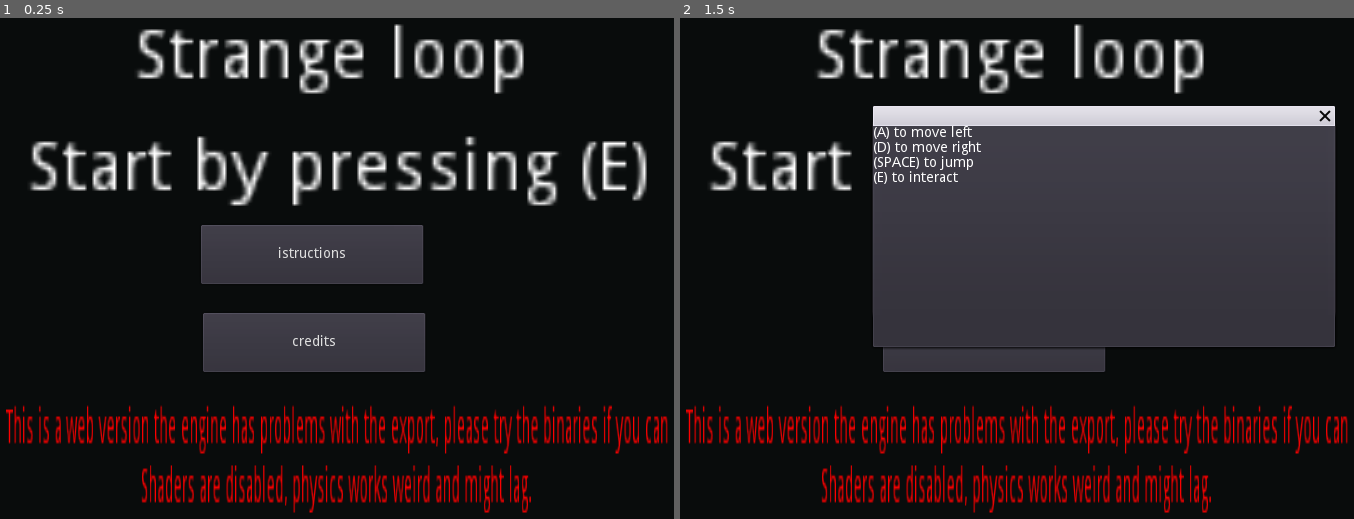
Above: before the commit, frames 1-2 (left to right).
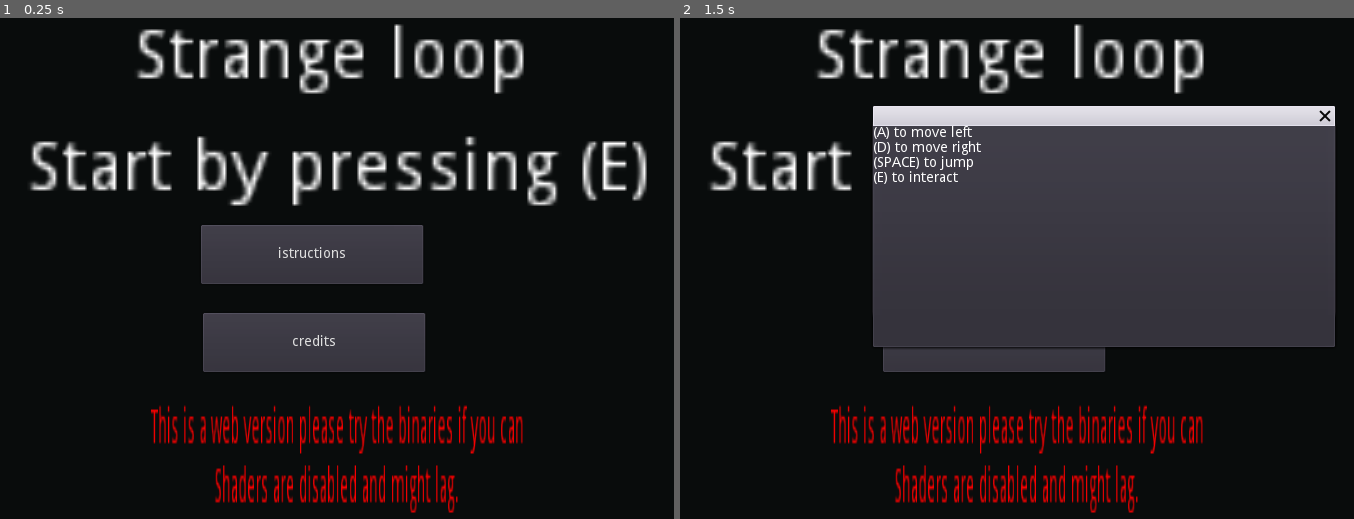
Above: after the commit, the same moments.

Repository: Axeltherabbit/ld47
Game: Godot game, scene res://scenes/menu.tscn
Same seed, same stepped clock (60 frames per second), same inputs: the game is played once before the commit and once after it.
Inputs:
- Up to frame 1 (0.25 s): no input
- Up to frame 2 (1.5 s): click "istructions" at 0.5 s; click "credits" at 1.25 s

The runs differ from the first frame. In frame 1, 5.8% of the frame differs, in the area x 0-100%, y 77-99%; in frame 2, 5.8%.

Commit message:
updated warning

Diff:
--- a/scenes/menu.tscn
+++ b/scenes/menu.tscn
@@ -115,15 +115,15 @@
 "_edit_use_anchors_": false
 }
 
-[node name="Label" type="Label" parent="."]
+[node name="warning" type="Label" parent="."]
 margin_left = 49.3884
 margin_top = 443.372
 margin_right = 705.388
 margin_bottom = 477.372
 rect_scale = Vector2( 1.08146, 3.47856 )
 custom_colors/font_color = Color( 1, 0, 0, 1 )
-text = "This is a web version the engine has problems with the export, please try the binaries if you can
-Shaders are disabled, physics works weird and might lag."
+text = "This is a web version please try the binaries if you can
+Shaders are disabled and might lag."
 align = 1
 valign = 1
 [connection signal="pressed" from="istructions" to="." method="_on_istructions_pressed"]
